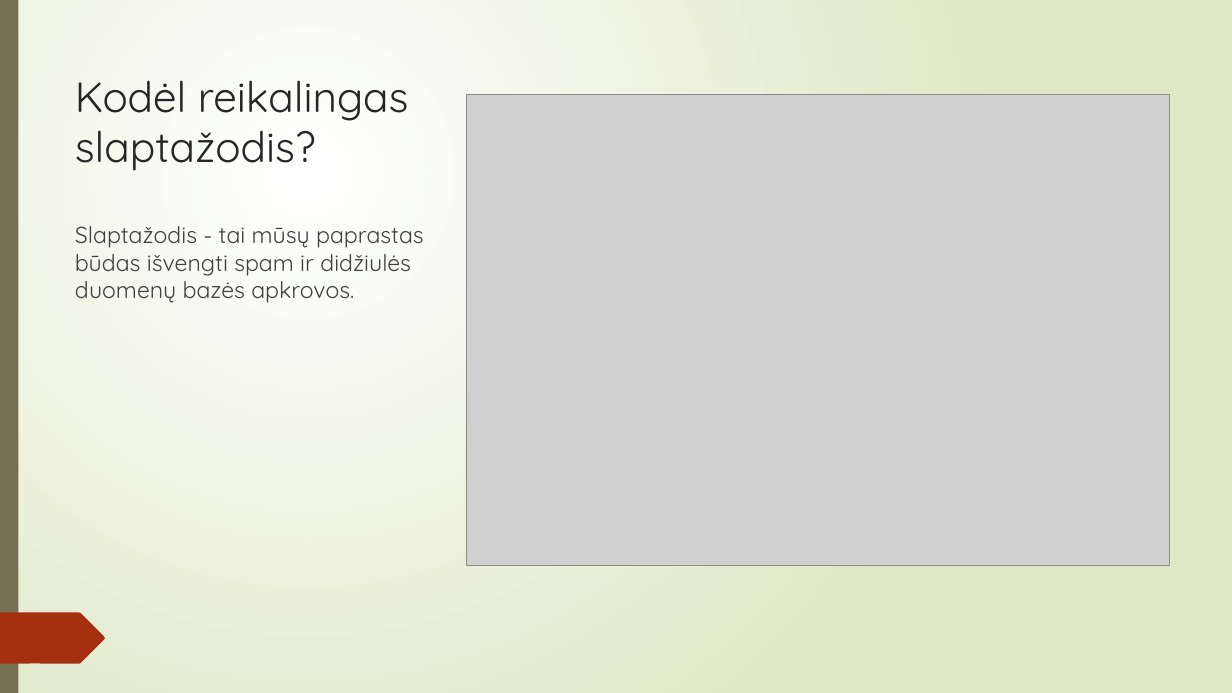
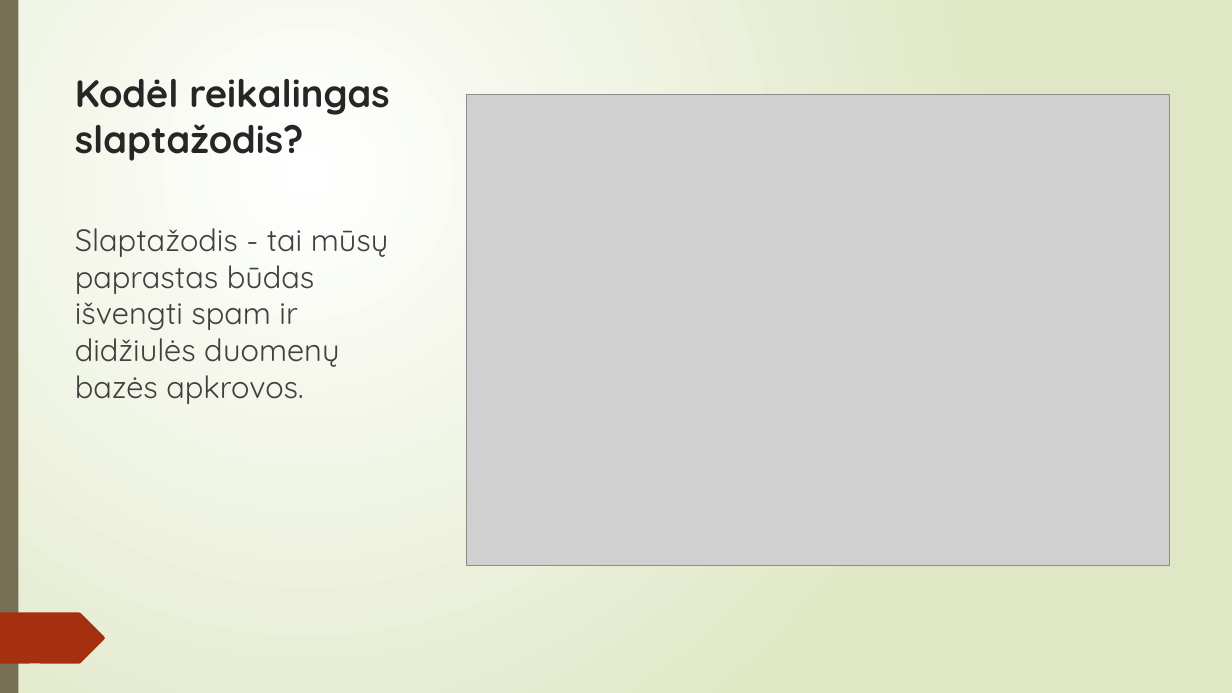
Before and after one commit to PetrasBukelis/WebServiceFinalProject, a slide deck: slide 5 of Bets4You Pristatymas.pptx (slide 4 before the commit). Drawn at 1232x693 pixels with LibreOffice and Linux fonts; fonts in the diff are those of the drawing; grey boxes stand for pictures. Boxes give left, top, right and bottom in pixels: in the first picture for what was removed or moved away, otherwise in the second. Text is boxed around its words. In the diff, an @@ line names an element or a change of style, - is before the commit and + after.

```diff
--- a/Bets4You Pristatymas.pptx
+++ b/Bets4You Pristatymas.pptx
@@ title "Kodėl reikalingas slaptažodis?" at (x1=75, y1=79, x2=389, y2=161): size 33 to 29.7 pt, bold on @@
@@ text "Slaptažodis - tai mūsų paprastas ..." at (x1=75, y1=228, x2=389, y2=404): size 18 to 24 pt @@
```
Also in this commit, not shown: 5 other slides changed, 1 slide added, 1 other file.
